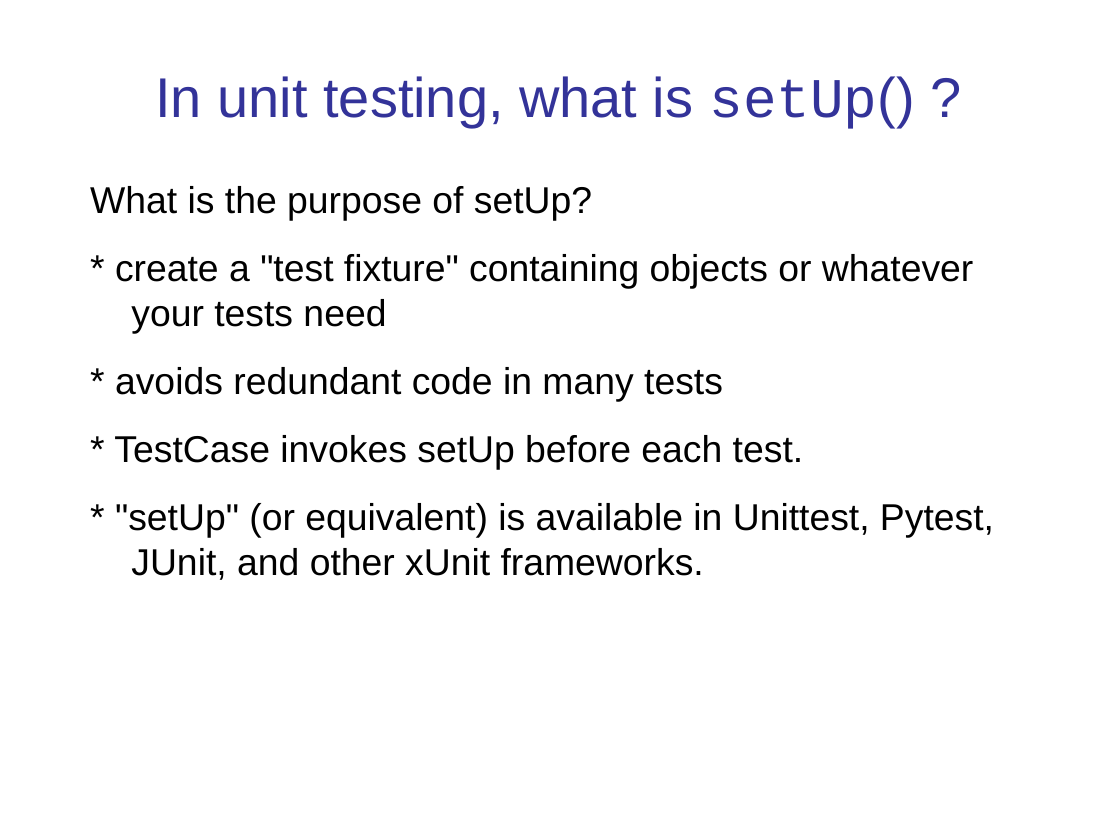
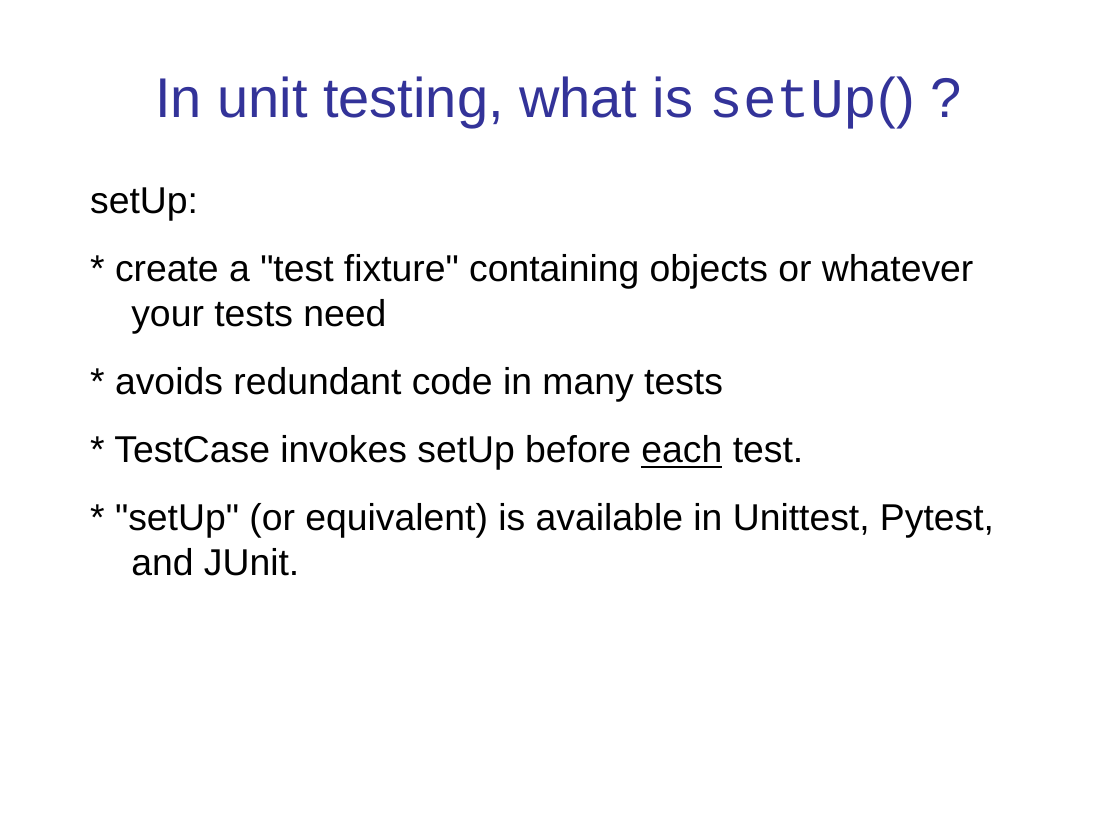
Before and after one commit to cpske/ISP, a slide deck: slide 31 of testing/Python-Unit-Testing.pptx (slide 33 before the commit). Drawn at 1120x840 pixels with LibreOffice and Linux fonts; fonts in the diff are those of the drawing. Boxes give left, top, right and bottom in pixels: in the first picture for what was removed or moved away, otherwise in the second. Text is boxed around its words. In the diff, an @@ line names an element or a change of style, - is before the commit and + after.

```diff
--- a/testing/Python-Unit-Testing.pptx
+++ b/testing/Python-Unit-Testing.pptx
@@ text at (90, 187, 198, 221): text changed @@
-What is the purpose of setUp?
+setUp:
@@ text at (114, 435, 803, 470): underline on in "each" @@
@@ text at (115, 503, 994, 576): text changed @@
-* "setUp" (or equivalent) is available in Unittest, Pytest, JUnit, and other xUnit frameworks.
+* "setUp" (or equivalent) is available in Unittest, Pytest, and JUnit.
```
Also in this commit, not shown: 13 other slides changed, 3 slides added, 2 slides removed, 25 other files.
